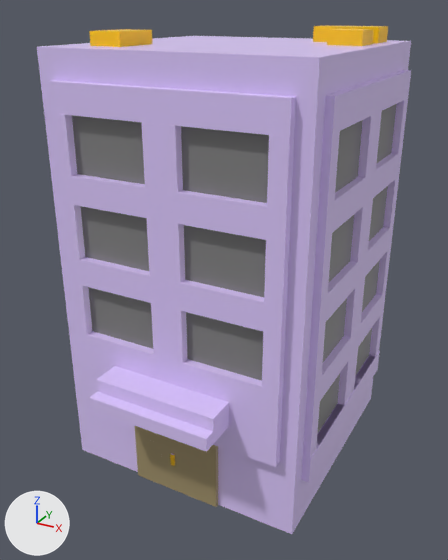
A saved change to the FBX model Bird Gang/Assets/MayaMesh/pinkTowerBlock.fbx.
One viewpoint serves both versions: a 50 mm lens placed at (16.1, -25.7, 11.4), pointed at (2.8, -1.4, -0.7). The lights are fixed; the arrows at lower left show +X, +Y and +Z. Where no turn or scale is listed for an object, it has been applied to the vertices.

The first picture shows 'purpleTowerBlock'.
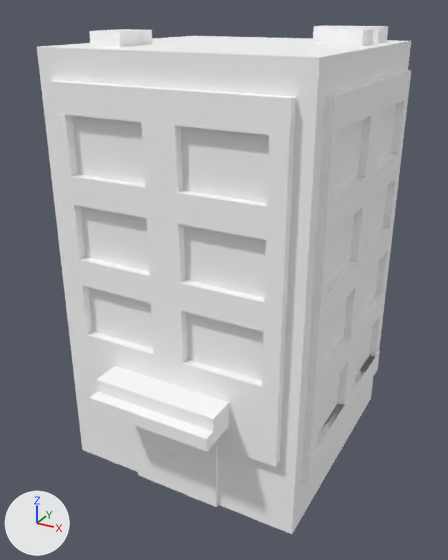
Where the newer file only moved an object's origin or applied its transform, the numbers keep the older frame.

Location of each change, [x1, y1, x2, y2] in pixels of the pictures (448 x 560 px):
'purpleTowerBlock', recoloured (purple to grey)
    both: [37, 25, 411, 534]

The edits, one by one:
Material 'towerWindows' (mat_towerwindows) changes colour from grey #828282 to white #ffffff; in linear values from (0.224, 0.224, 0.224) to (1.0, 1.0, 1.0).
Material 'purpleTowerBlock1' (mat_purpletowerblock1) changes colour from purple #dfcaff to white #ffffff; in linear values from (0.738, 0.593, 1.0) to (1.0, 1.0, 1.0).
Material 'towerTopParts' (mat_towertopparts) changes colour from yellow #ffc800 to white #ffffff; in linear values from (1.0, 0.576, 0.0) to (1.0, 1.0, 1.0).
Material 'brownDoor' (mat_browndoor) changes colour from beige #a1926b to white #ffffff; in linear values from (0.358, 0.286, 0.147) to (1.0, 1.0, 1.0).
